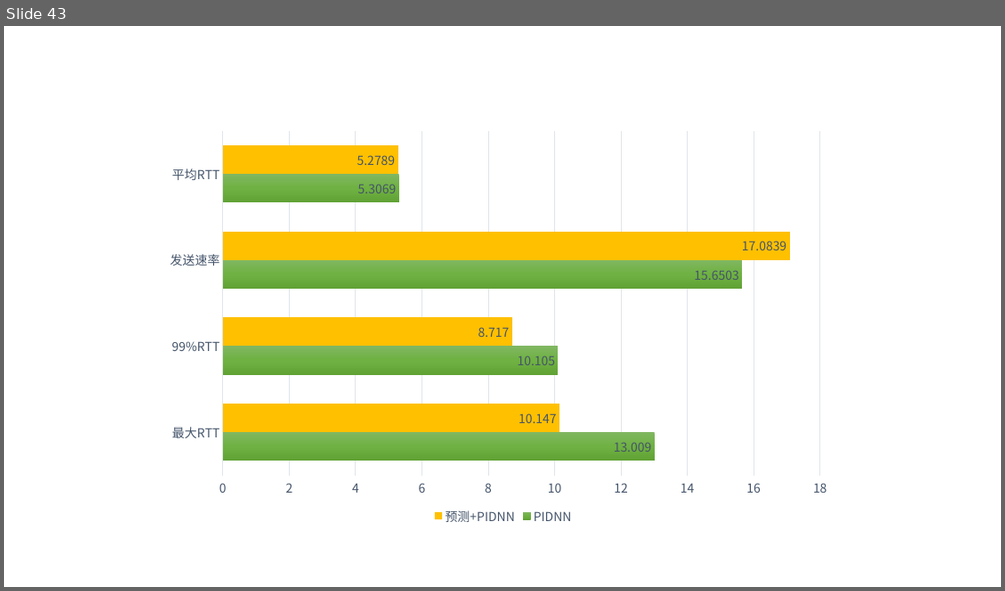
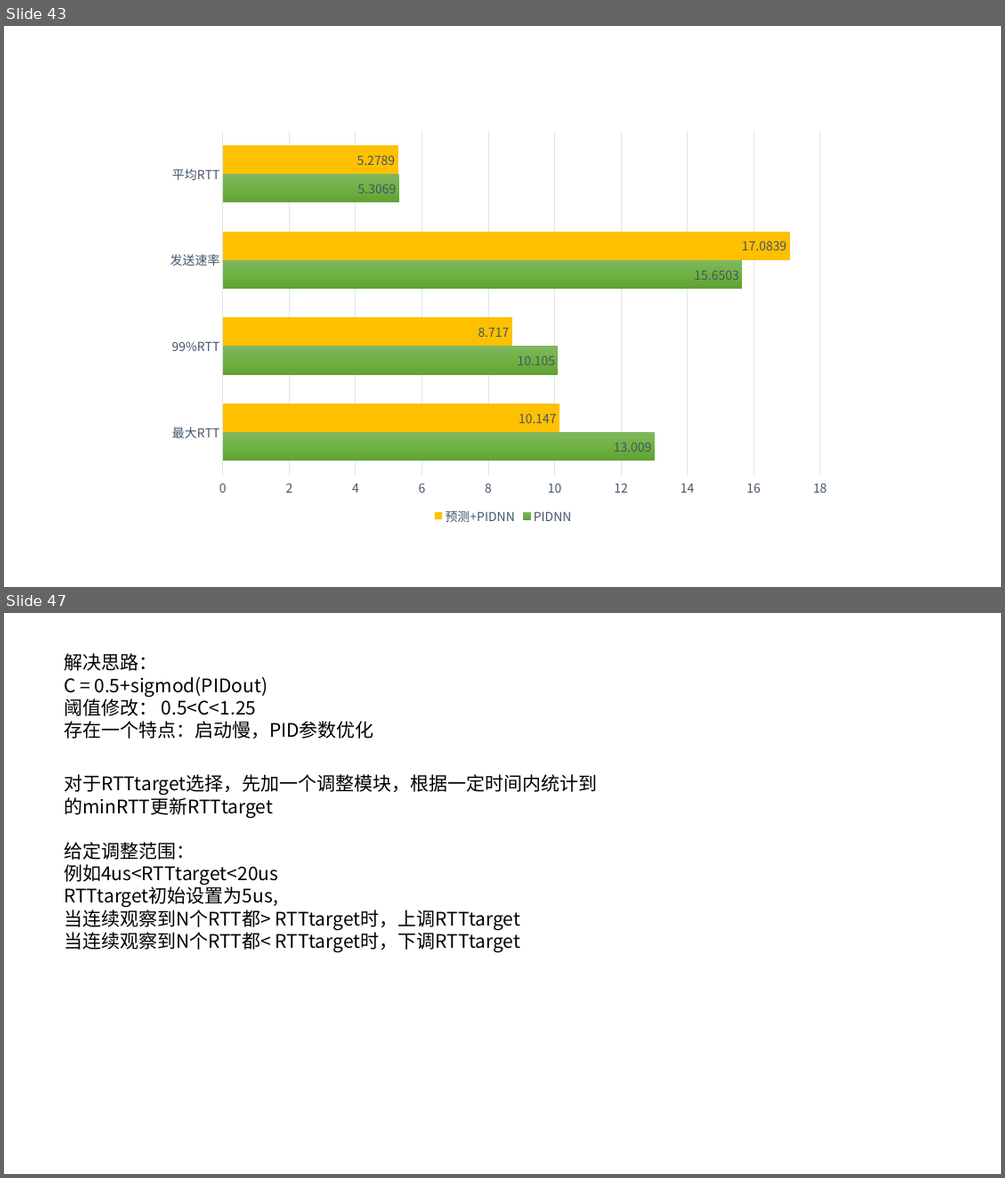
Before and after one commit to JinPeng-Zhang/DCN-LSTM_PID-congestion-control, a slide deck: paper/毕设思路 [自动保存的] [自动保存的].pptx. Shown one above the other, each under a label of ours: slide 43 before the commit, slides 43 and 47 after it; the slides between them are not shown. The pictures are 1005x591 and 1005x1178 pixels, drawn with LibreOffice and Linux fonts; fonts in the diff are those of the drawing. Boxes give left, top, right and bottom in pixels: in the first picture for what was removed or moved away, otherwise in the second. Text is boxed around its words. In the diff, an @@ line names an element or a change of style, - is before the commit and + after.

```diff
--- a/paper/毕设思路 [自动保存的] [自动保存的].pptx
+++ b/paper/毕设思路 [自动保存的] [自动保存的].pptx
@@ slide 47 added at bbox=[4, 613, 1001, 1174], background #FFFFFF @@
@@ text added at bbox=[64, 653, 374, 738], 18 pt, text #000000 @@
+解决思路：
+C = 0.5+sigmod(PIDout)
+阈值修改： 0.5<C<1.25
+存在一个特点：启动慢，PID参数优化
@@ text added at bbox=[64, 774, 598, 952], 18 pt, text #000000 @@
+对于RTTtarget选择，先加一个调整模块，根据一定时间内统计到的minRTT更新RTTtarget
+给定调整范围：
+例如4us<RTTtarget<20us
+RTTtarget初始设置为5us,
+当连续观察到N个RTT都> RTTtarget时，上调RTTtarget
+当连续观察到N个RTT都< RTTtarget时，下调RTTtarget
```
Also in this commit, not shown: 2 slides changed, 2 other slides added, 23 other files.
